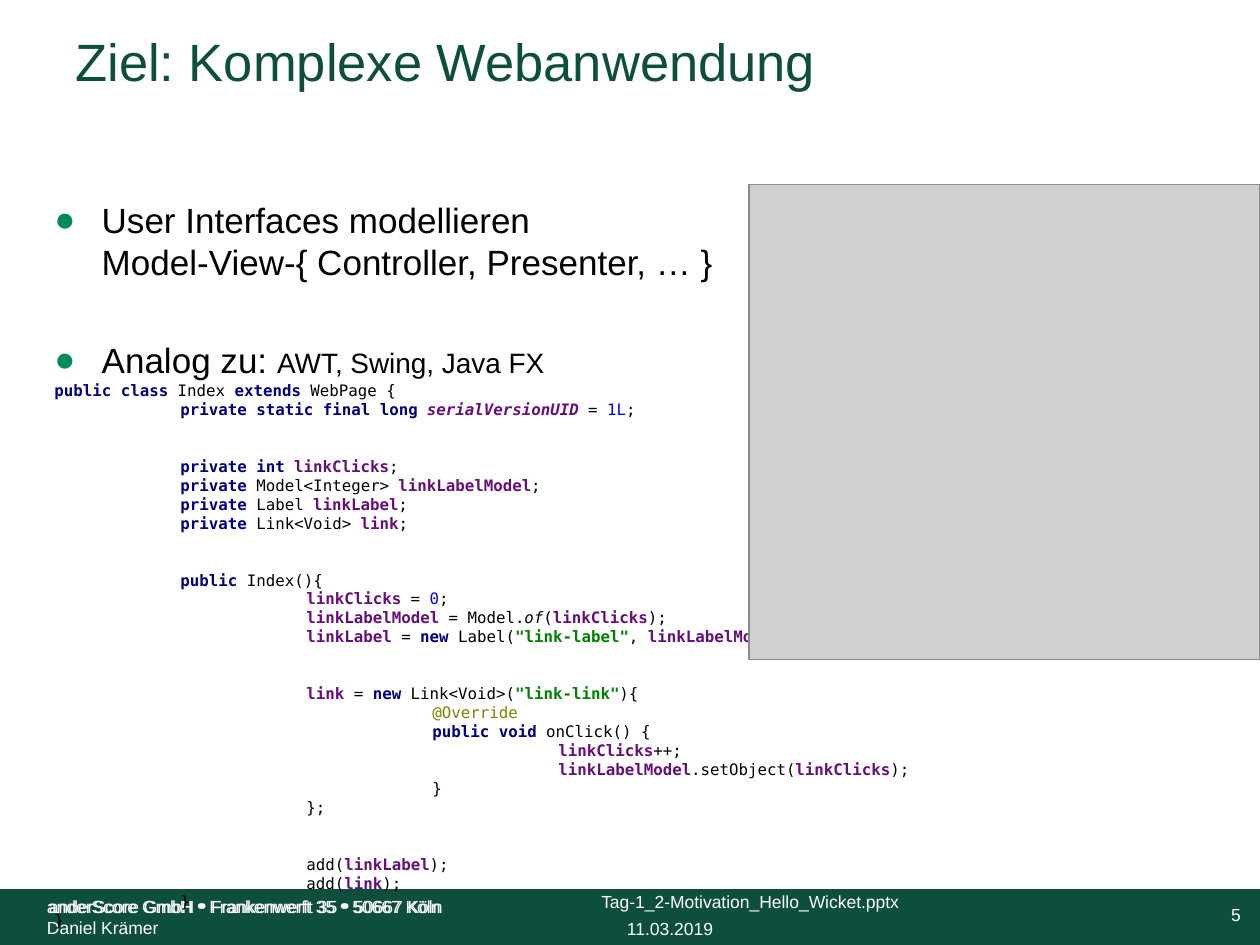
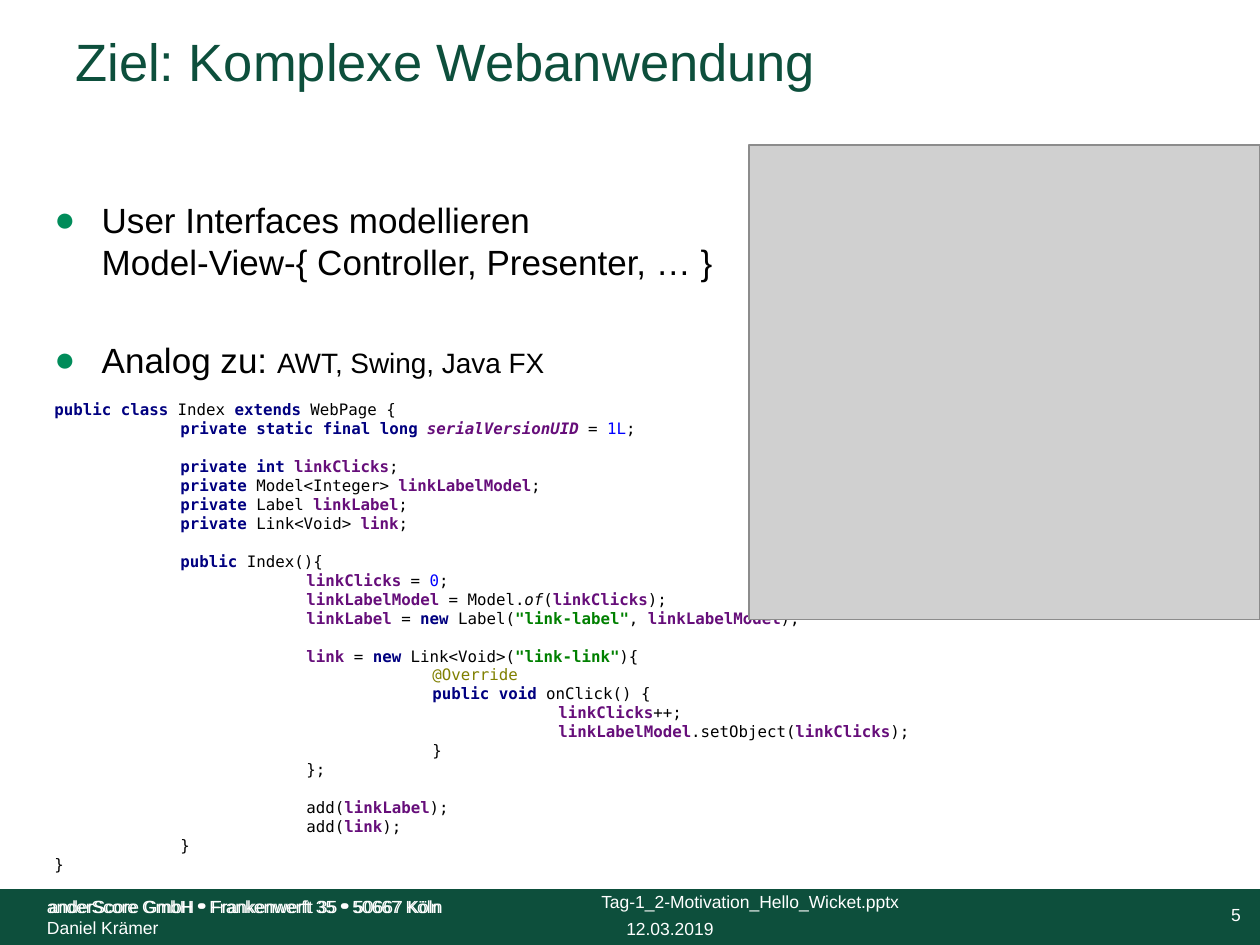
Before and after one commit to anderscore-gmbh/wicket-training, a slide deck: slide 5 of slides/Tag-1_2-Motivation_Hello_Wicket.pptx. Drawn at 1260x945 pixels with LibreOffice and Linux fonts; fonts in the diff are those of the drawing; grey boxes stand for pictures; background and template pictures are left out. Boxes give left, top, right and bottom in pixels: in the first picture for what was removed or moved away, otherwise in the second. Text is boxed around its words. In the diff, an @@ line names an element or a change of style, - is before the commit and + after.

```diff
--- a/slides/Tag-1_2-Motivation_Hello_Wicket.pptx
+++ b/slides/Tag-1_2-Motivation_Hello_Wicket.pptx
@@ text "User Interfaces modellieren Model-View-{ Controller, ..." rewrapped from (54,207,909,892) to (54,207,909,835) @@
@@ picture: place and size @@
-picture at (748,185,1259,660)
+picture at (750,145,1260,620)
@@ text at (626,922,713,935): text changed @@
-11.03.2019
+12.03.2019
```
Also in this commit, not shown: 20 other slides changed.
